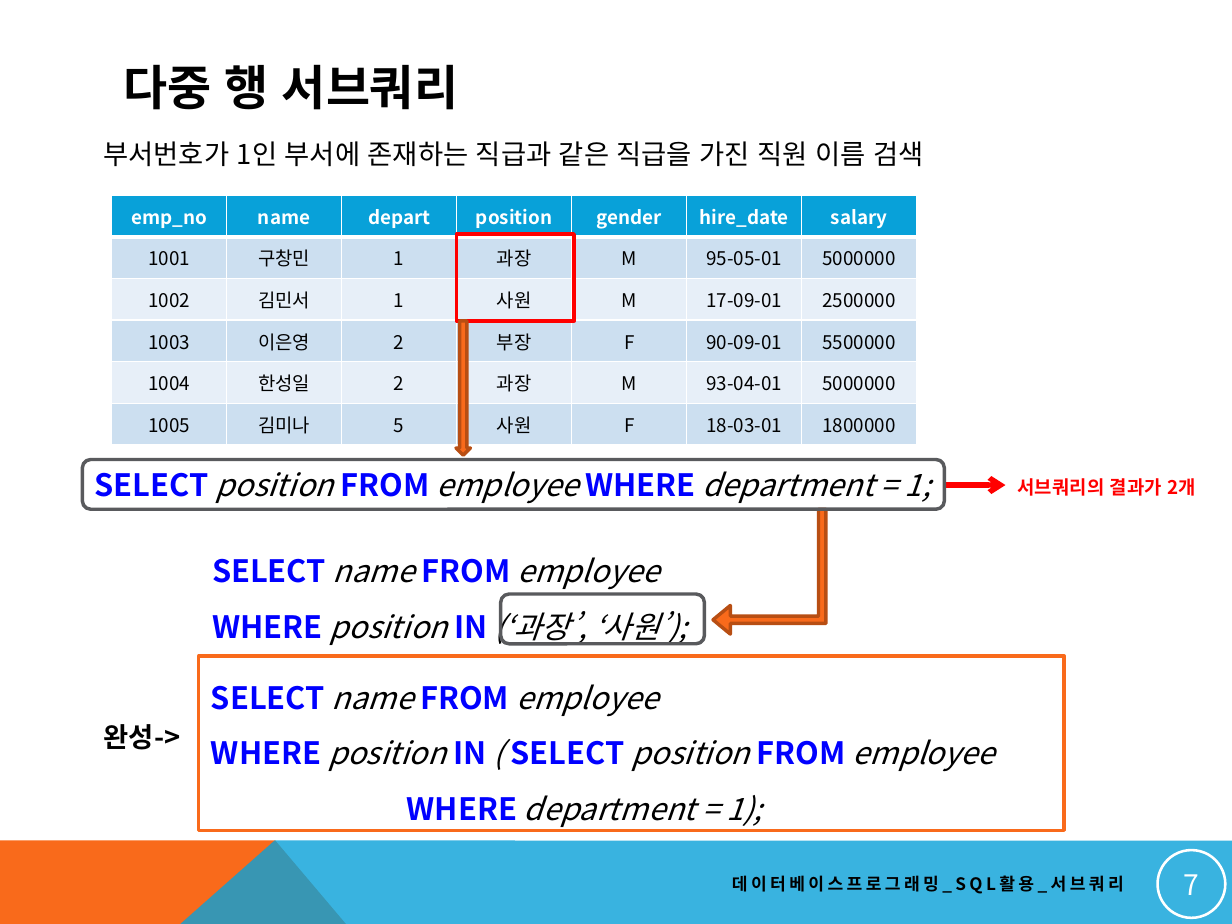
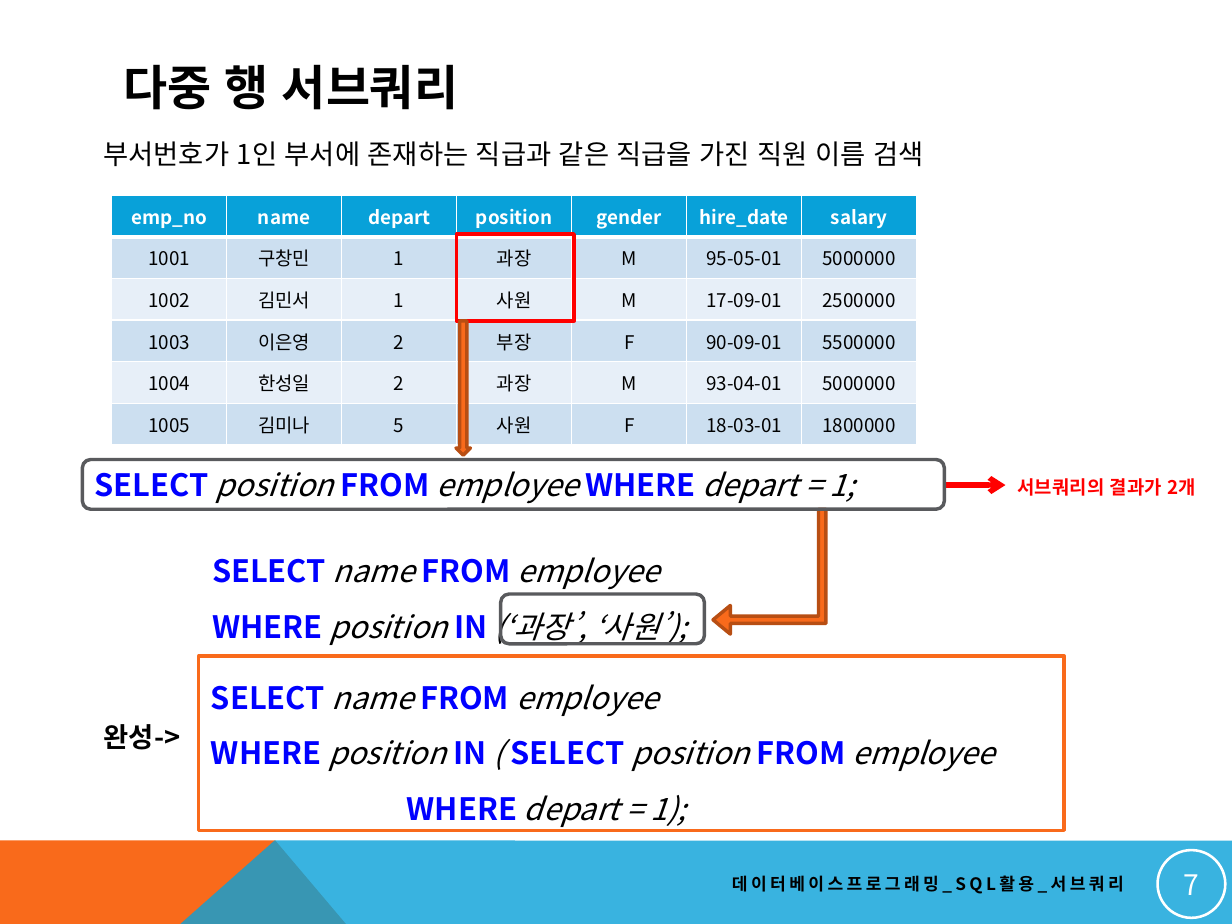
Before and after one commit to soeun1365/dbstudy, a slide deck: slide 7 of NEW_DBMS교안/17. 고급 SQL 작성하기_서브쿼리.pptx. Drawn at 1232x924 pixels with LibreOffice and Linux fonts; fonts in the diff are those of the drawing. Boxes give left, top, right and bottom in pixels: in the first picture for what was removed or moved away, otherwise in the second. Text is boxed around its words. In the diff, an @@ line names an element or a change of style, - is before the commit and + after.

```diff
--- a/NEW_DBMS교안/17. 고급 SQL 작성하기_서브쿼리.pptx
+++ b/NEW_DBMS교안/17. 고급 SQL 작성하기_서브쿼리.pptx
@@ text at [95,471,855,504]: text changed @@
-SELECT position FROM employee WHERE department = 1;
+SELECT position FROM employee WHERE depart = 1;
@@ text in rectangle at [407,795,686,827]: text changed @@
-WHERE department = 1);
+WHERE depart = 1);
```
Also in this commit, not shown: 9 other files.
